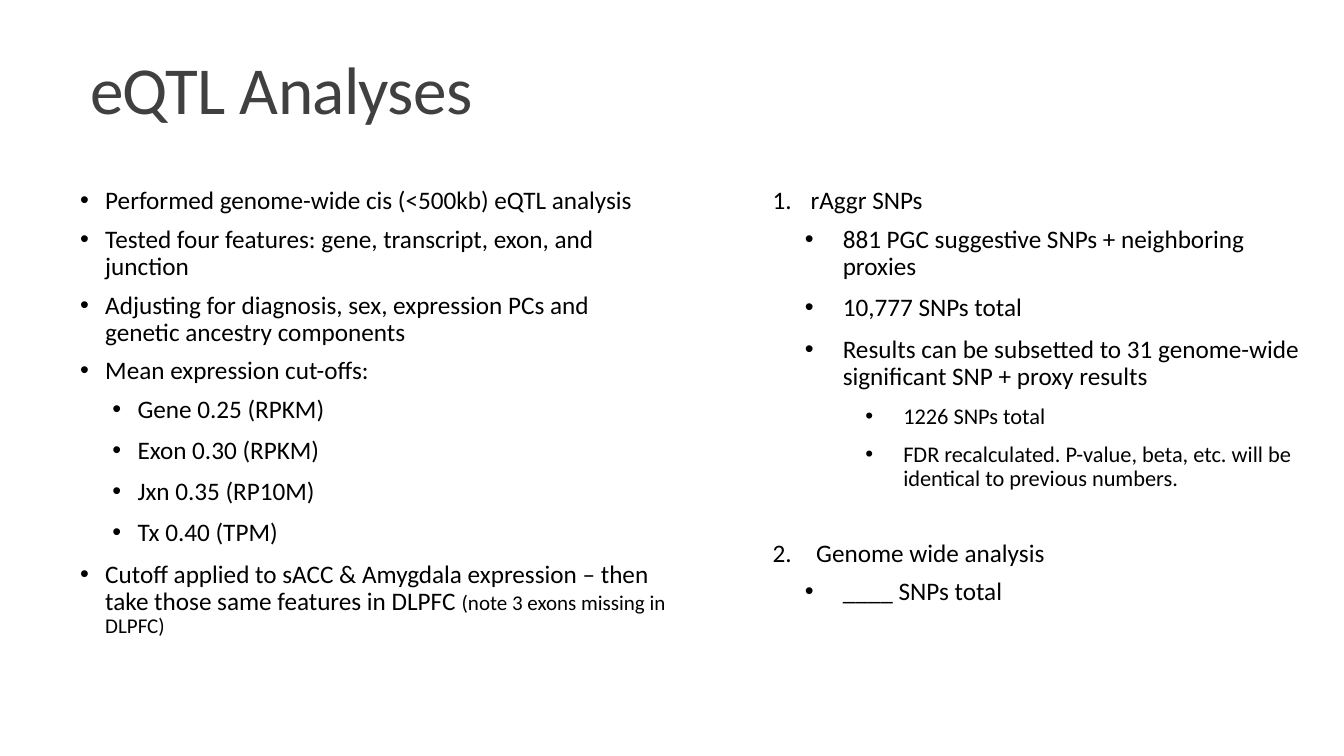
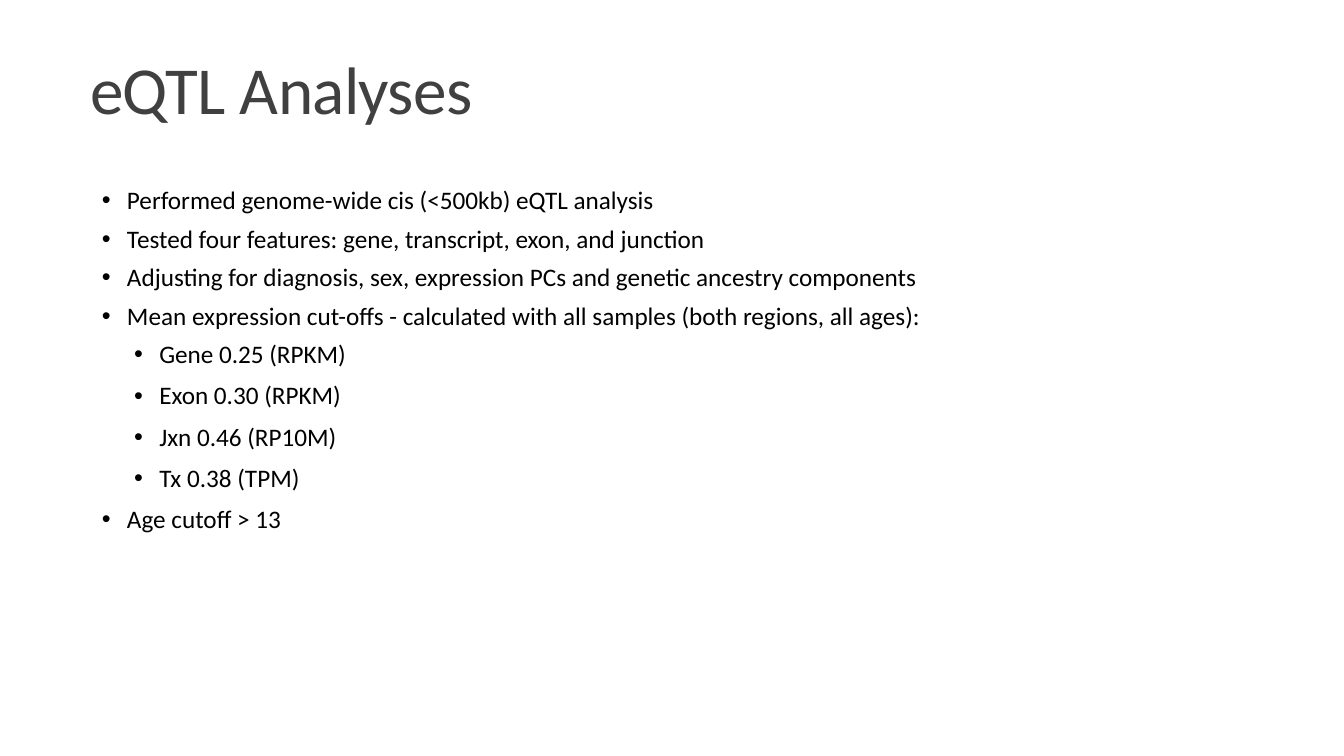
Before and after one commit to LieberInstitute/brainseq_phase2, a slide deck: slide 2 of eQTL_GWAS_riskSNPs/raggr_results_tables.pptx. Drawn at 1344x756 pixels with LibreOffice and Linux fonts; fonts in the diff are those of the drawing. Boxes give left, top, right and bottom in pixels: in the first picture for what was removed or moved away, otherwise in the second. Text is boxed around its words. In the diff, an @@ line names an element or a change of style, - is before the commit and + after.

```diff
--- a/eQTL_GWAS_riskSNPs/raggr_results_tables.pptx
+++ b/eQTL_GWAS_riskSNPs/raggr_results_tables.pptx
@@ text "Performed genome-wide cis (<500kb) eQTL ...": place and size @@
-text "Performed genome-wide cis (<500kb) eQTL ..." at (105,190,666,636)
+text "Performed genome-wide cis (<500kb) eQTL ..." at (127,190,919,533)
@@ text removed at (811,192,1299,601) @@
-1. rAggr SNPs
-  • 881 PGC suggestive SNPs + neighboring proxies
-  • 10,777 SNPs total
-  • Results can be subsetted to 31 genome-wide significant SNP + proxy results
-        • 1226 SNPs total
-        • FDR recalculated. P-value, beta, etc. will be identical to previous numbers.
-2. Genome wide analysis
-  • ____ SNPs total
@@ text at (127,306,919,330): text changed @@
-• Mean expression cut-offs:
+• Mean expression cut-offs - calculated with all samples (both regions, all ages):
@@ text at (127,427,336,533): text changed @@
-  • Jxn 0.35 (RP10M)
-  • Tx 0.40 (TPM)
-• Cutoff applied to sACC & Amygdala expression – then take those same features in DLPFC (note 3 exons missing in DLPFC)
+  • Jxn 0.46 (RP10M)
+  • Tx 0.38 (TPM)
+• Age cutoff > 13
```
Also in this commit, not shown: 2 other slides changed, 1 slide removed, 3 other files.
